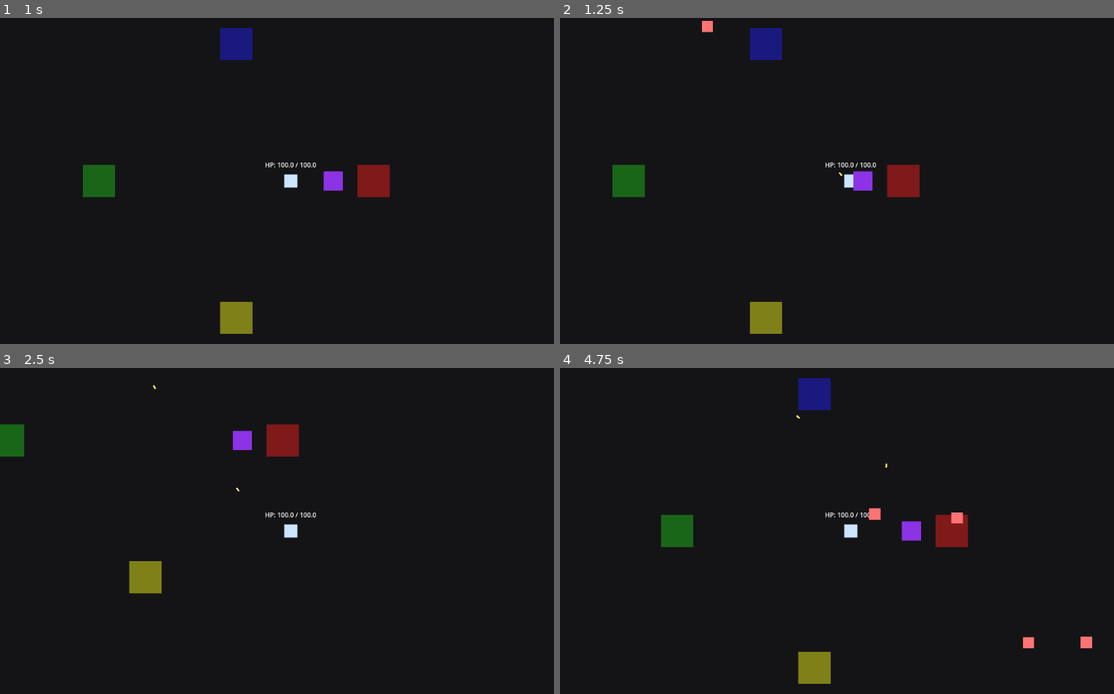
Above: before the commit, frames 1-4 (two rows, left to right).
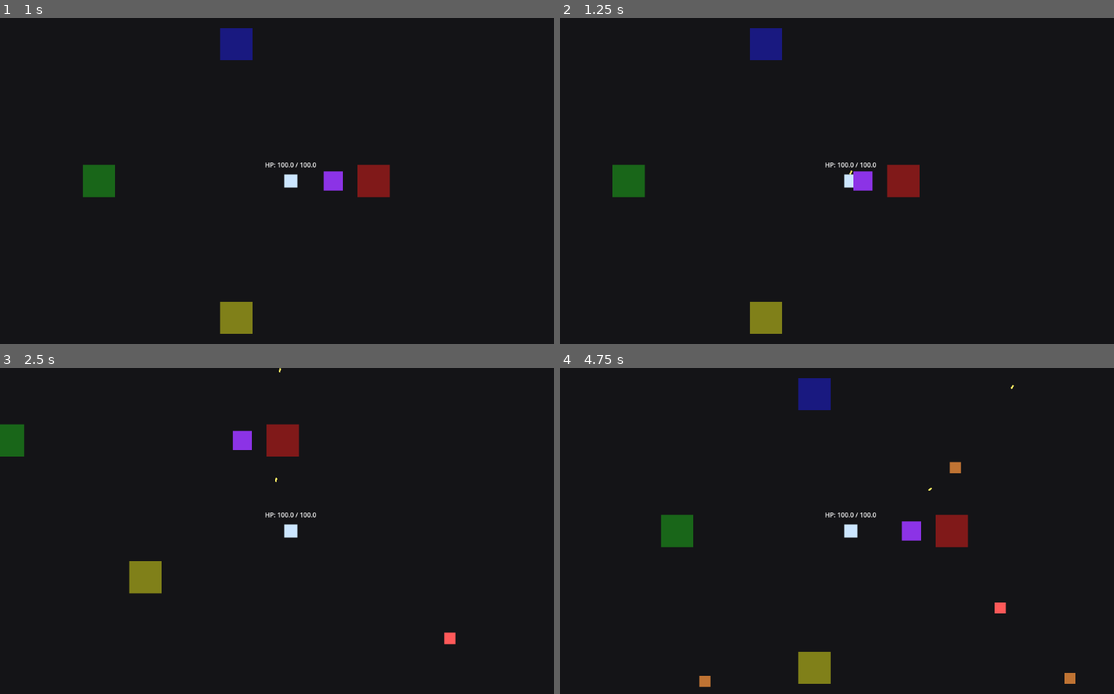
Above: after the commit, the same moments.

Repository: KevinRabbe/bullet-hell-roughe-lite
Game: Godot game, scene res://scenes/Main.tscn
Two runs of this game, one before a commit and one after it. Both use one fixed random seed, a clock stepped at 60 frames per second and the inputs below.
Inputs:
- Up to frame 1 (1 s): tap Enter at 0.5 s; hold D (move_right) from 0.53 s (still down); hold E (interact) from 0.53 s (still down)
- Up to frame 2 (1.25 s): keep holding D (move_right); keep holding E (interact)
- Up to frame 3 (2.5 s): release D (move_right) at 1.28 s; release E (interact) at 1.28 s; hold S (move_down) 1.28-2.03 s; tap R at 1.35 s; hold D (move_right) from 2.03 s (still down); tap P at 2.1 s
- Up to frame 4 (4.75 s): release D (move_right) at 2.78 s; hold W (move_up) 2.78-3.53 s; tap Q at 2.85 s; hold E (interact) 3.53-4.28 s; hold A (move_left) from 3.53 s (still down); tap R at 4.35 s

Frame 1 is identical in both runs. In frame 2, less than 0.1% of the frame differs, in the area x 25-53%, y 0-49%; in frame 3, 0.1%; in frame 4, 0.6%, in the area x 25-97%, y 5-98%.

Commit message:
Task 8.1: add imp runner, husk brute, spit fiend variants

Diff:
--- a/scripts/enemy.gd
+++ b/scripts/enemy.gd
@@ -6,12 +6,19 @@
 @export var contact_damage: float = 6.0
 @export var contact_range: float = 55.0
 @export var damage_interval_seconds: float = 0.75
+@export_enum("imp_runner", "husk_brute", "spit_fiend") var enemy_variant: String = "imp_runner"
+@export var ranged_damage: float = 4.0
+@export var ranged_interval_seconds: float = 1.2
+@export var ranged_attack_range: float = 210.0
 
 var target: Node2D
 var current_hp: float
 var damage_cooldown_left: float = 0.0
+var ranged_cooldown_left: float = 0.0
+@onready var visual: ColorRect = get_node_or_null("Visual")
 
 func _ready() -> void:
+	_apply_variant_stats()
 	current_hp = max_hp
 	add_to_group("enemies")
 	if target_path != NodePath():
@@ -23,6 +30,7 @@
 
 func _physics_process(delta: float) -> void:
 	damage_cooldown_left = maxf(damage_cooldown_left - delta, 0.0)
+	ranged_cooldown_left = maxf(ranged_cooldown_left - delta, 0.0)
 	_find_player_if_needed()
 
 	if target == null or not is_instance_valid(target):
@@ -32,8 +40,13 @@
 
 	var direction := (target.global_position - global_position).normalized()
 	velocity = direction * move_speed
+	if enemy_variant == "spit_fiend":
+		var distance_to_player := global_position.distance_to(target.global_position)
+		if distance_to_player <= ranged_attack_range:
+			velocity *= 0.25
 	move_and_slide()
 	_try_damage_player()
+	_try_ranged_damage_player()
 
 func take_damage(amount: float) -> void:
 	current_hp = maxf(current_hp - amount, 0.0)
@@ -50,6 +63,8 @@
 		target = players[0] as Node2D
 
 func _try_damage_player() -> void:
+	if enemy_variant == "spit_fiend":
+		return
 	if damage_cooldown_left > 0.0:
 		return
 	if target == null or not is_instance_valid(target):
@@ -64,3 +79,46 @@
 	print("ENEMY HIT PLAYER | distance %.1f | damage %.1f" % [distance_to_player, contact_damage])
 	target.call("take_damage", contact_damage)
 	damage_cooldown_left = damage_interval_seconds
+
+func _try_ranged_damage_player() -> void:
+	if enemy_variant != "spit_fiend":
+		return
+	if ranged_cooldown_left > 0.0:
+		return
+	if target == null or not is_instance_valid(target):
+		return
+	if not target.has_method("take_damage"):
+		return
+	var distance_to_player := global_position.distance_to(target.global_position)
+	if distance_to_player > ranged_attack_range:
+		return
+	print("SPIT FIEND HIT PLAYER | distance %.1f | damage %.1f" % [distance_to_player, ranged_damage])
+	target.call("take_damage", ranged_damage)
+	ranged_cooldown_left = ranged_interval_seconds
+
+func _apply_variant_stats() -> void:
+	match enemy_variant:
+		"imp_runner":
+			move_speed = 190.0
+			max_hp = 16.0
+			contact_damage = 5.0
+			damage_interval_seconds = 0.65
+			if visual != null:
+				visual.color = Color(1.0, 0.35, 0.35, 1.0)
+		"husk_brute":
+			move_speed = 95.0
+			max_hp = 40.0
+			contact_damage = 10.0
+			damage_interval_seconds = 1.0
+			if visual != null:
+				visual.color = Color(0.75, 0.45, 0.2, 1.0)
+		"spit_fiend":
+			move_speed = 120.0
+			max_hp = 24.0
+			contact_damage = 3.0
+			damage_interval_seconds = 1.2
+			ranged_damage = 4.0
+			ranged_interval_seconds = 1.1
+			ranged_attack_range = 230.0
+			if visual != null:
+				visual.color = Color(0.6, 0.9, 0.35, 1.0)
--- a/scripts/spawning/enemy_spawner.gd
+++ b/scripts/spawning/enemy_spawner.gd
@@ -60,6 +60,9 @@
 		return
 
 	var enemy_node := enemy_instance as Node2D
+	var variant := _pick_enemy_variant()
+	if enemy_node.has_method("set"):
+		enemy_node.set("enemy_variant", variant)
 	var spawn_direction := Vector2.RIGHT.rotated(rng.randf_range(0.0, TAU))
 	enemy_node.global_position = target.global_position + (spawn_direction * spawn_radius)
 	add_child(enemy_node)
@@ -67,6 +70,14 @@
 	if enemy_node.has_method("set_target"):
 		enemy_node.call("set_target", target)
 
+func _pick_enemy_variant() -> String:
+	var roll := rng.randf()
+	if roll < 0.45:
+		return "imp_runner"
+	if roll < 0.8:
+		return "husk_brute"
+	return "spit_fiend"
+
 func _count_alive_enemies() -> int:
 	var alive_count := 0
 	for child in get_children():
